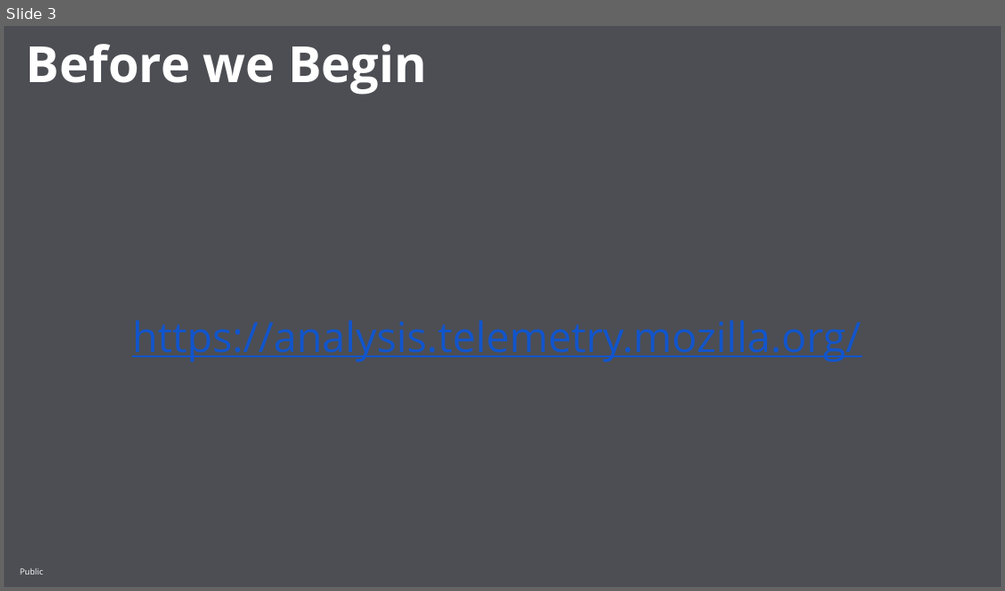
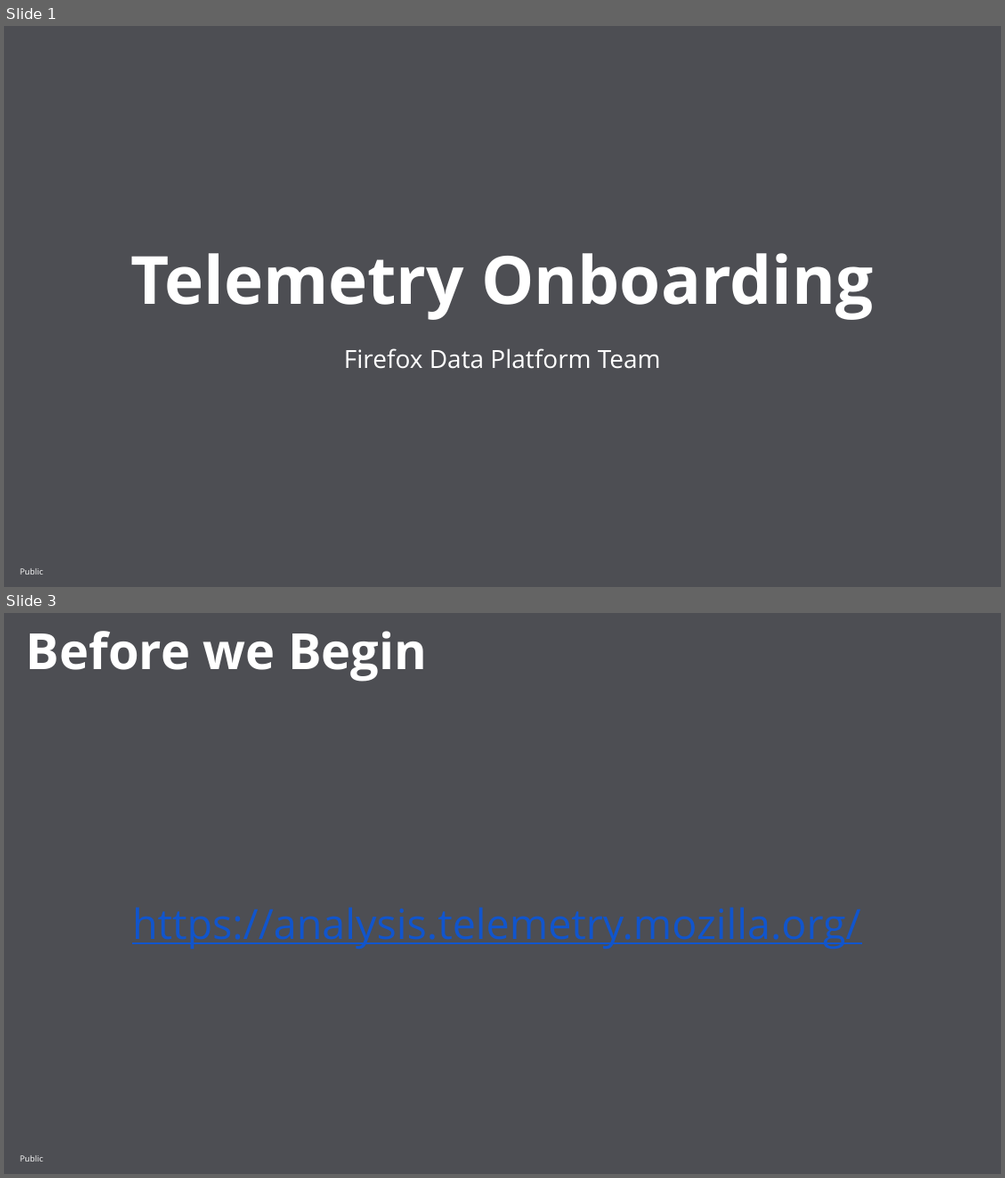
Before and after one commit to mozilla/telemetry-onboarding, a slide deck: slides/Telemetry Onboarding.pptx. Shown one above the other, each under a label of ours: slide 3 before the commit, slides 1 and 3 after it; the slides between them are not shown. The pictures are 1005x591 and 1005x1178 pixels, drawn with LibreOffice and Linux fonts; fonts in the diff are those of the drawing; background and template pictures are left out. Boxes give left, top, right and bottom in pixels: in the first picture for what was removed or moved away, otherwise in the second. Text is boxed around its words. In the diff, an @@ line names an element or a change of style, - is before the commit and + after.

```diff
--- a/slides/Telemetry Onboarding.pptx
+++ b/slides/Telemetry Onboarding.pptx
@@ slide 1 added at box(4, 26, 1001, 587), background #4D4E53; not listed: 1 template element that a slide beside it also shows @@
@@ text added at box(130, 253, 873, 320), 48 pt, text #FFFFFF, bold @@
+Telemetry Onboarding
@@ text added at box(344, 348, 661, 369), 18 pt, text #FFFFFF @@
+Firefox Data Platform Team
```
Also in this commit, not shown: 1 slide changed, 2 other slides added, 1 slide removed, 1 other file.
